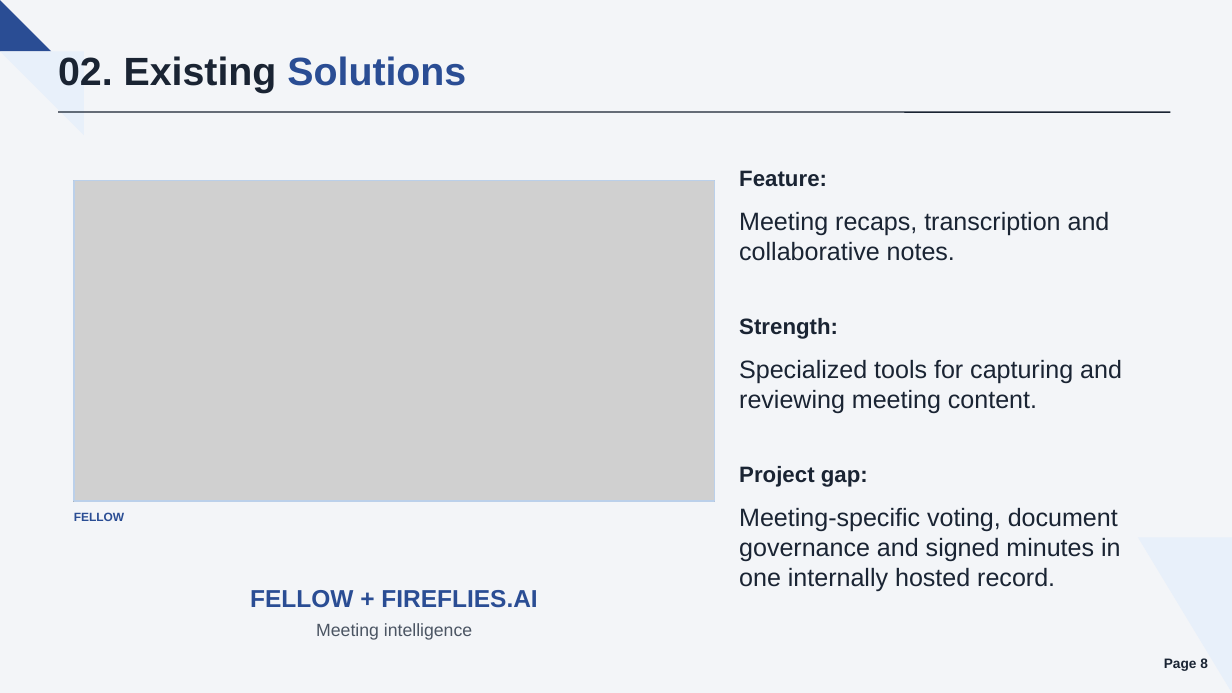
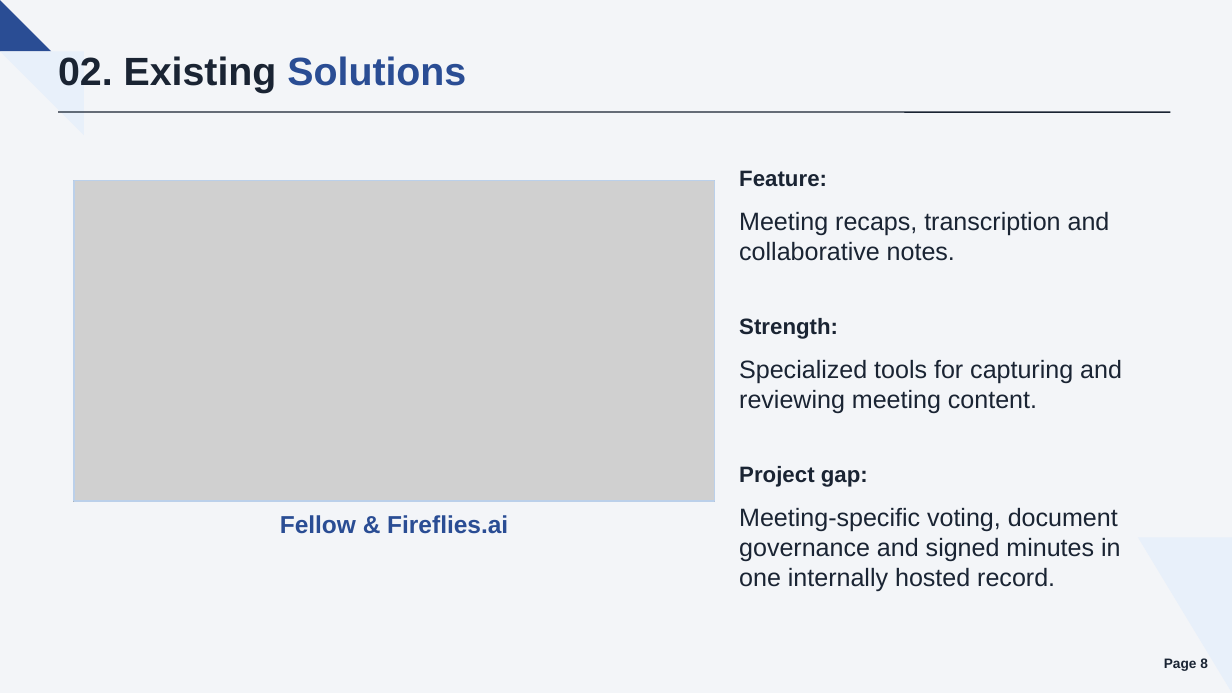
Before and after one commit to callmehai/FU-FA26-G116, a slide deck: slide 8 of docs/08-reports/source/TrustCabinet_Report.pptx. Drawn at 1232x693 pixels with LibreOffice and Linux fonts; fonts in the diff are those of the drawing; grey boxes stand for pictures. Boxes give left, top, right and bottom in pixels: in the first picture for what was removed or moved away, otherwise in the second. Text is boxed around its words. In the diff, an @@ line names an element or a change of style, - is before the commit and + after.

```diff
--- a/docs/08-reports/source/TrustCabinet_Report.pptx
+++ b/docs/08-reports/source/TrustCabinet_Report.pptx
@@ text removed at (x1=74, y1=512, x2=124, y2=521) @@
-FELLOW
@@ text at (x1=280, y1=515, x2=508, y2=534): text changed @@
-FELLOW + FIREFLIES.AI
+Fellow & Fireflies.ai
@@ text removed at (x1=316, y1=623, x2=472, y2=640) @@
-Meeting intelligence
```
Also in this commit, not shown: 9 other slides changed, 38 other files.
